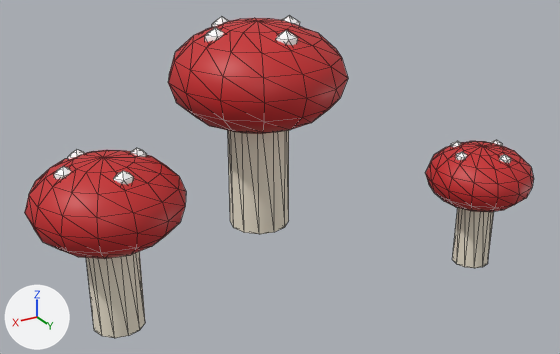
One commit to the glTF model art/models/mushrooms.glb: the scene before it, then after it.
Before and after are seen from a camera (50 mm lens) standing at (0.409, 0.73, 0.416) and looking at (0.029, 0.096, 0.099). Every picture has the same lights, and +X, +Y and +Z are marked at lower left. The first picture is the older version. Mesh edges are drawn as thin lines. Vertices at exactly the same position are counted once.

The first picture shows 'mushrooms'.
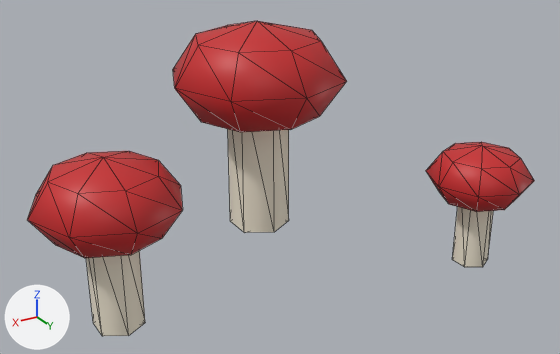
Boxes (x1, y1, x2, y2) around the edits, measured in the pictures (560 x 354 px):
'mushrooms', reshaped
    before: (25, 16, 534, 338)
    after: (27, 21, 534, 336)
part 1 of me_cylinder, deleted
    before: (54, 16, 511, 185)
part 2 of me_cylinder, cut back
    before: (168, 18, 348, 234)
    after: (173, 21, 347, 132)
part 3 of me_cylinder, cut back
    before: (25, 150, 186, 338)
    after: (27, 151, 183, 258)
part 4 of me_cylinder, cut back
    before: (426, 141, 534, 268)
    after: (426, 142, 534, 212)

What changed in the scene script:
```text
Change me_cylinder:
    used by ob_mushrooms; location = (0.0, 0.0, 0.0)
    remove me_cylinder.from_pydata(...)  # 516 vertices, 960 faces; spans x -0.204..0.288, y -0.1..0.255, z 0.0..0.24
    add me_cylinder.from_pydata(...)  # 114 vertices, 204 faces; spans x -0.205..0.29, y -0.1..0.255, z 0.0..0.24
    me_cylinder part 1: 12 loose pieces with 144 vertices, spanning x -0.183..0.264, y -0.058..0.234, z 0.116..0.239, are deleted
    me_cylinder part 2: 4 vertices moved from x 0.0, y -0.092..0.092, z 0.157..0.203 to x -0.071..0.071, y -0.071..0.071, z 0.18; 100 vertices removed from x -0.097..0.097, y -0.09..0.09, z 0.0..0.235; 14 vertices added at x -0.1..0.1, y -0.05..0.05, z 0.138..0.222
    me_cylinder part 3: 4 vertices moved from x 0.22, y 0.055..0.185, z 0.11..0.142 to x 0.171..0.269, y 0.071..0.169, z 0.126; 100 vertices removed from x 0.152..0.288, y 0.057..0.183, z 0.0..0.165; 14 vertices added at x 0.15..0.29, y 0.085..0.155, z 0.096..0.156
    me_cylinder part 4: 4 vertices moved from x -0.15, y 0.149..0.251, z 0.086..0.112 to x -0.189..-0.111, y 0.161..0.239, z 0.099; 100 vertices removed from x -0.204..-0.096, y 0.15..0.25, z 0.0..0.129; 14 vertices added at x -0.205..-0.095, y 0.172..0.228, z 0.076..0.122
    remove me_cylinder.materials.append(mat_spot)  # white #ffffff
```
